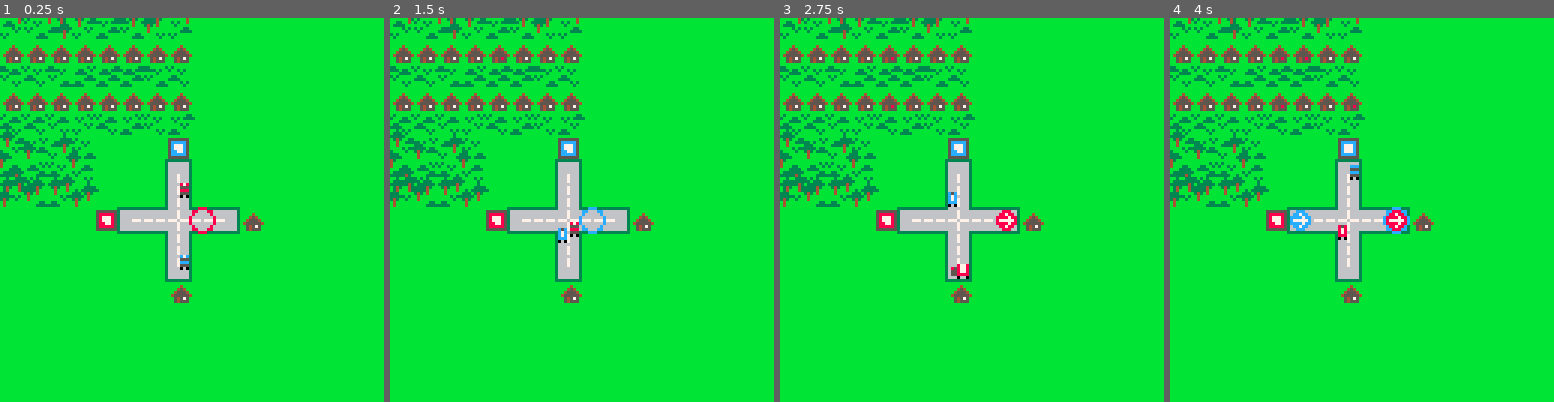
Above: before the commit, frames 1-4 (left to right).
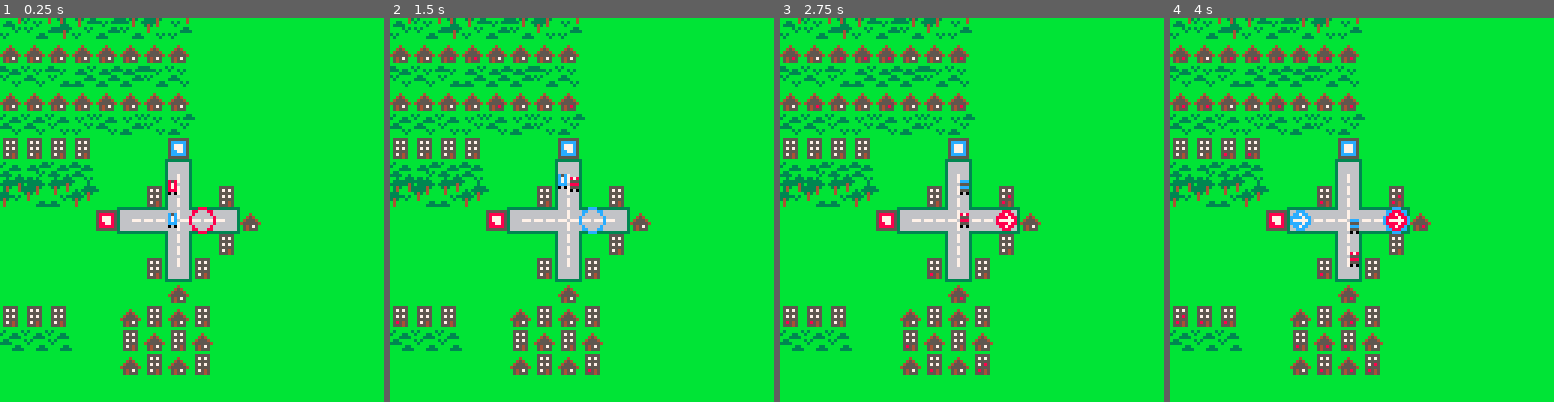
Above: after the commit, the same moments.

Repository: eddyashton/ld53
Game: PICO-8 cartridge delivery.p8
Same seed, same stepped clock (60 frames per second), same inputs: the game is played once before the commit and once after it.
Inputs:
- Up to frame 1 (0.25 s): no input
- Up to frame 2 (1.5 s): tap X (X key) at 0.33, 1.07 s; tap O (Z key) at 0.7 s
- Up to frame 3 (2.75 s): hold Right 1.6-2.1 s; tap O (Z key) at 1.7, 2.1, 2.5 s; tap X (X key) at 1.85 s; hold Up 2.15-2.42 s; hold Right from 2.47 s (still down)
- Up to frame 4 (4 s): tap O (Z key) at 2.9, 3.3, 3.7 s; tap X (X key) at 2.97 s; release Right at 3.03 s; hold Left 3.08-3.58 s; hold Down 3.63-3.97 s

The runs differ from the first frame. In frame 1, 8.6% of the frame differs, in the area x 0-69%, y 7-93%; in frame 2, 8.7%; in frame 3, 8.7%; in frame 4, 8.7%.

Commit message:
Added second type of building

Diff:
--- a/delivery.p8
+++ b/delivery.p8
@@ -186,7 +186,7 @@
     dest.demand += 1
   end
 
-  next_demand_increase = t() + 1 -- todo: balance
+  next_demand_increase = t() + 0.1 -- todo: balance
  end
 end
 
@@ -477,9 +477,6 @@
  -- draw lights in all of the windows with demand
  for dest in all(dests) do
   local v = cell_to_world(dest.pos)
-  local window_offsets = {
-    [house] = {v2(5, 5)}
-  }
   local windows = window_offsets[dest.kind]
   for i=1,dest.demand do
    local wv = v2_add(v,windows[i])
@@ -514,15 +511,22 @@
  return t() + 5 + rnd(10)
 end
 
+
 -- load world from sprite map
 function load_world(xoff, yoff)
  srand(bxor(xoff, yoff))
  water = 1
  park = 3
  house = 5
+ tower = 9
  road = 6
  red_depot = 8
  blue_depot = 12
+
+ window_offsets = {
+  [house] = {v2(4, 5)},
+  [tower] = {v2(2,5), v2(4,3), v2(2,1), v2(4,1), v2(2,3),},
+ }
 
  world = {}
  depots = {}
@@ -542,14 +546,14 @@
       supply = 1,
      }
     )
-   elseif v == house then
+   elseif v == house or v == tower then
     add(
      dests,
      {
       pos = v2(x,y),
       demand = 0,
-      max_demand = 1,
-      kind = house,
+      max_demand = #window_offsets[v],
+      kind = v,
      }
     )
    end
@@ -607,7 +611,9 @@
   for_each_cell(
    function(x,y,cell,cx,cy,row)
     if cell == house then
-     spr(9, x, y, 1,1,(x + y*3)%2 == 1)
+     spr(9, x, y)
+    elseif cell == tower then
+     spr(25, x, y)
     elseif cell == park then
      -- draw from back to front, some random plants
      -- todo: z-draw trucks, so they pass behind trees and buildings
@@ -623,9 +629,12 @@
         {65,8,4,2}, -- bush
         {65,11,3,2}, -- grass
        }
-       -- if there's a house behind, don't draws trees here
+       -- if there's a building behind, don't draws trees here
        -- (in case they obscure windows!)
-       if (world[cy-1] and world[cy-1][cx] == house) deli(plants,1)
+       if world[cy-1] then
+        local v = world[cy-1][cx]
+        if (v==house or v==tower) deli(plants,1)
+       end
        local sx,sy,w,h = unpack(rnd(plants))
        sspr(sx,sy,w,h,x+xoff-ceil(w/2),y+yoff-h+1)
       end
Not shown, changed: 20 lines of the sprite sheet (__gfx__) section of delivery.p8
